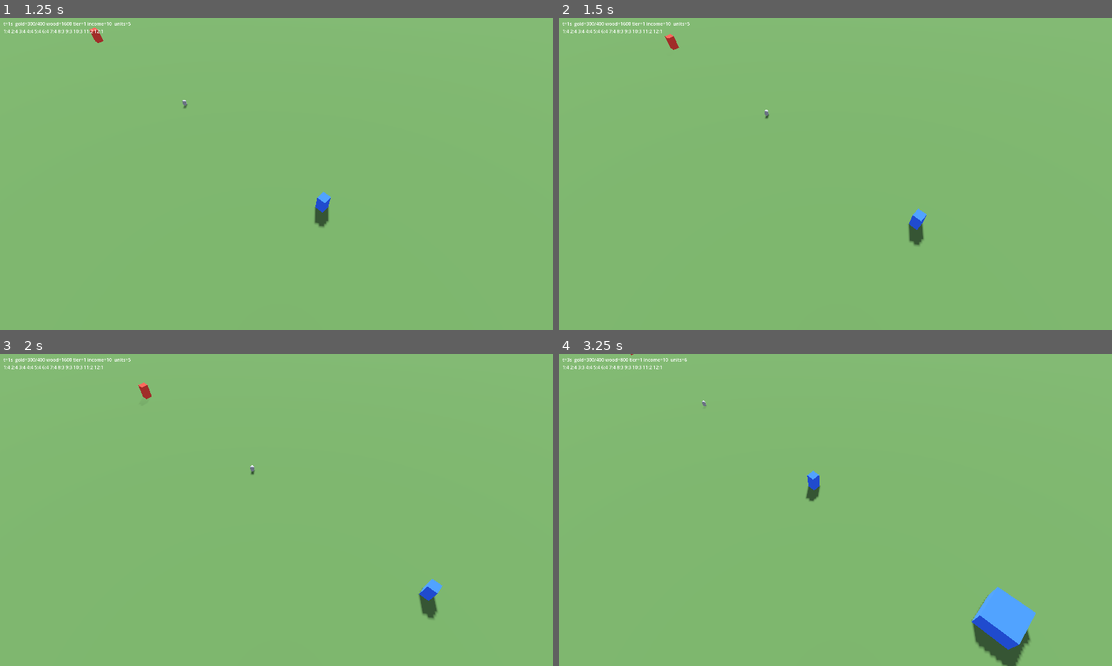
Above: before the commit, frames 1-4 (two rows, left to right).
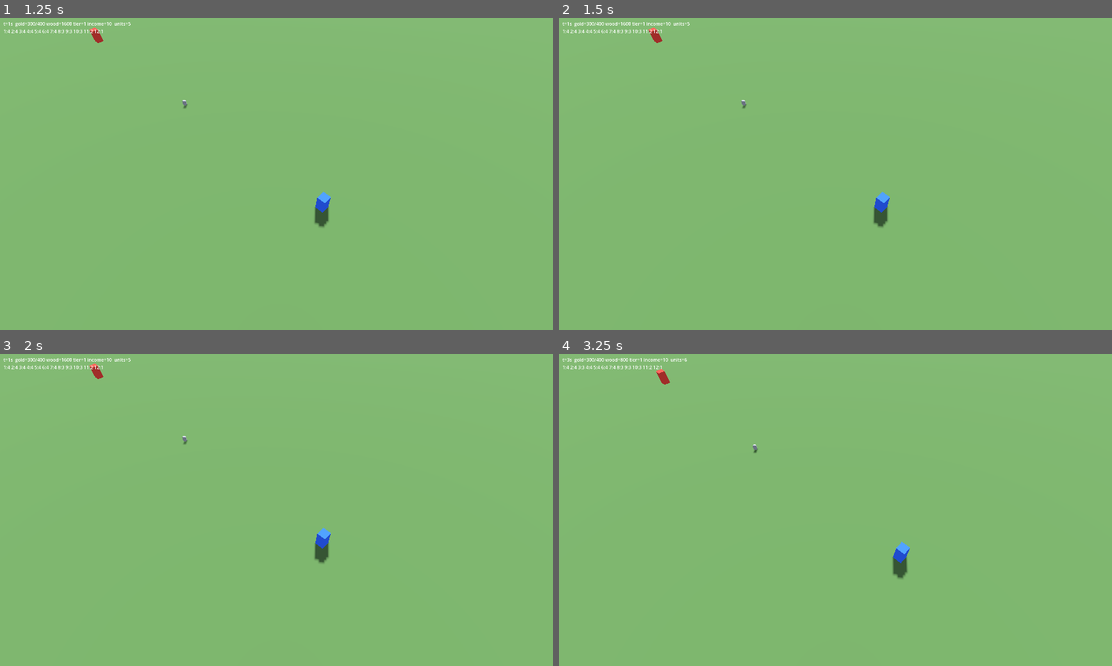
Above: after the commit, the same moments.

Repository: SapphireSignal/CrystalClashClaude
Game: Godot game, scene res://game/main.tscn
Two runs of this game, one before a commit and one after it. Both use one fixed random seed, a clock stepped at 60 frames per second and the inputs below.
Inputs (mouse positions are in pixels of both pictures, inside the frame that each line leads up to):
- Up to frame 1 (1.25 s): tap Enter at 0.5 s; move the mouse to (398, 158) at 0.52 s; hold Right from 0.53 s (still down); tap 1 at 0.6 s; click (398, 158) at 0.67 s
- Up to frame 2 (1.5 s): release Right at 1.25 s; tap Space at 1.25 s; drag from (724, 189) to (807, 236) at 1.27 s
- Up to frame 3 (2 s): no input
- Up to frame 4 (3.25 s): tap Enter at 2 s; move the mouse to (890, 441) at 2.02 s; hold Right 2.03-2.75 s; tap 3 at 2.1 s; click (890, 441) at 2.17 s; tap Space at 2.75 s; drag from (807, 572) to (669, 463) at 2.77 s

Frame 1 is identical in both runs. In frame 2, 0.7% of the frame differs, in the area x 16-67%, y 3-74%; in frame 3, 0.8%; in frame 4, 2.5%, in the area x 12-87%, y 0-100%.

Commit message:
Sandbox: pan with the right mouse button

Diff:
--- a/game/main.gd
+++ b/game/main.gd
@@ -25,7 +25,7 @@
 @onready var _camera: Camera3D = $Camera3D
 var _look_at := Vector2(-40, -23)   # ground point the camera looks at
 var _camera_distance := 70.0
-var _drag_anchor: Variant = null    # ground point under the mouse when the left drag started
+var _drag_anchor: Variant = null    # ground point under the mouse when the right drag started
 
 
 func _ready() -> void:
@@ -59,7 +59,7 @@
 
 func _unhandled_input(event: InputEvent) -> void:
 	if event is InputEventMouseButton:
-		if event.button_index == MOUSE_BUTTON_LEFT:
+		if event.button_index == MOUSE_BUTTON_RIGHT:
 			_drag_anchor = _mouse_world_2d() if event.pressed else null
 		elif event.pressed and event.button_index == MOUSE_BUTTON_WHEEL_UP:
 			_camera_distance = maxf(25.0, _camera_distance - 5.0)
